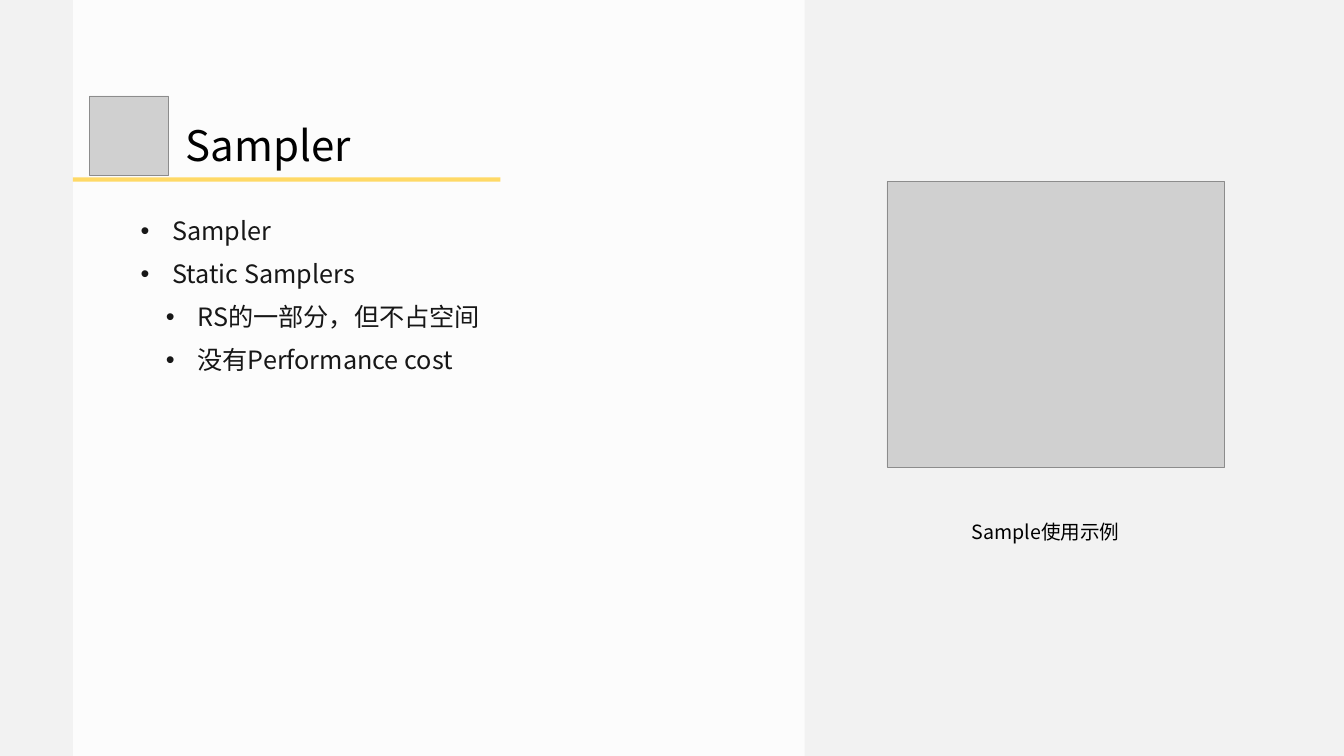
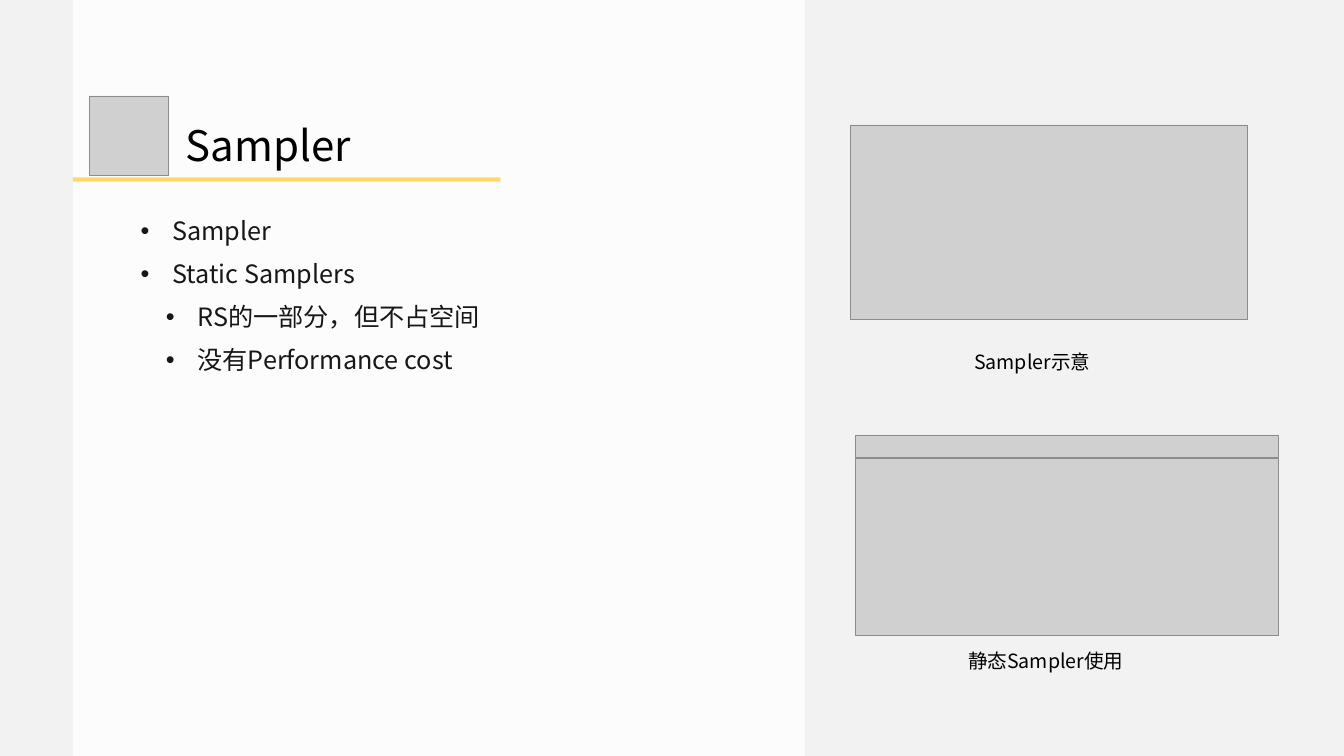
Before and after one commit to doomlover/KSGameEngineTutorials, a slide deck: slide 39 of PPTs/05.深入DX12绘制二.pptx (slide 37 before the commit). Drawn at 1344x756 pixels with LibreOffice and Linux fonts; fonts in the diff are those of the drawing; grey boxes stand for pictures. Boxes give left, top, right and bottom in pixels: in the first picture for what was removed or moved away, otherwise in the second. Text is boxed around its words. In the diff, an @@ line names an element or a change of style, - is before the commit and + after.

```diff
--- a/PPTs/05.深入DX12绘制二.pptx
+++ b/PPTs/05.深入DX12绘制二.pptx
@@ picture added at (x1=850, y1=125, x2=1247, y2=319) @@
@@ picture removed at (x1=887, y1=181, x2=1225, y2=467) @@
@@ text added at (x1=974, y1=352, x2=1090, y2=374), 28 pt, text #000000 @@
+Sampler示意
@@ picture added at (x1=856, y1=435, x2=1278, y2=457) @@
@@ picture added at (x1=856, y1=459, x2=1278, y2=635) @@
@@ text removed at (x1=972, y1=522, x2=1120, y2=544) @@
-Sample使用示例
@@ text added at (x1=968, y1=651, x2=1123, y2=673), 28 pt, text #000000 @@
+静态Sampler使用
```
Also in this commit, not shown: 21 other slides changed, 2 slides added, 1 other file.
